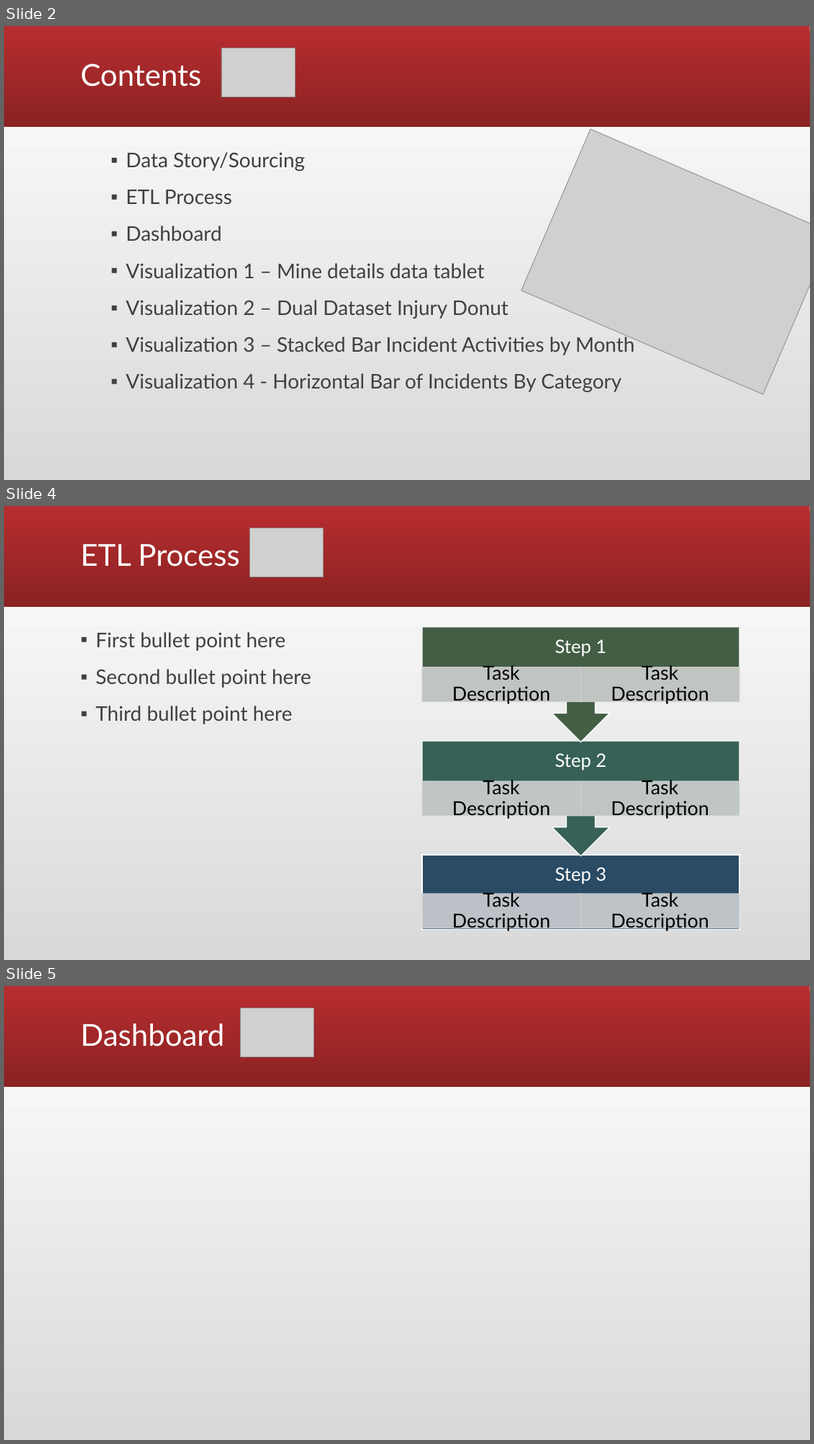
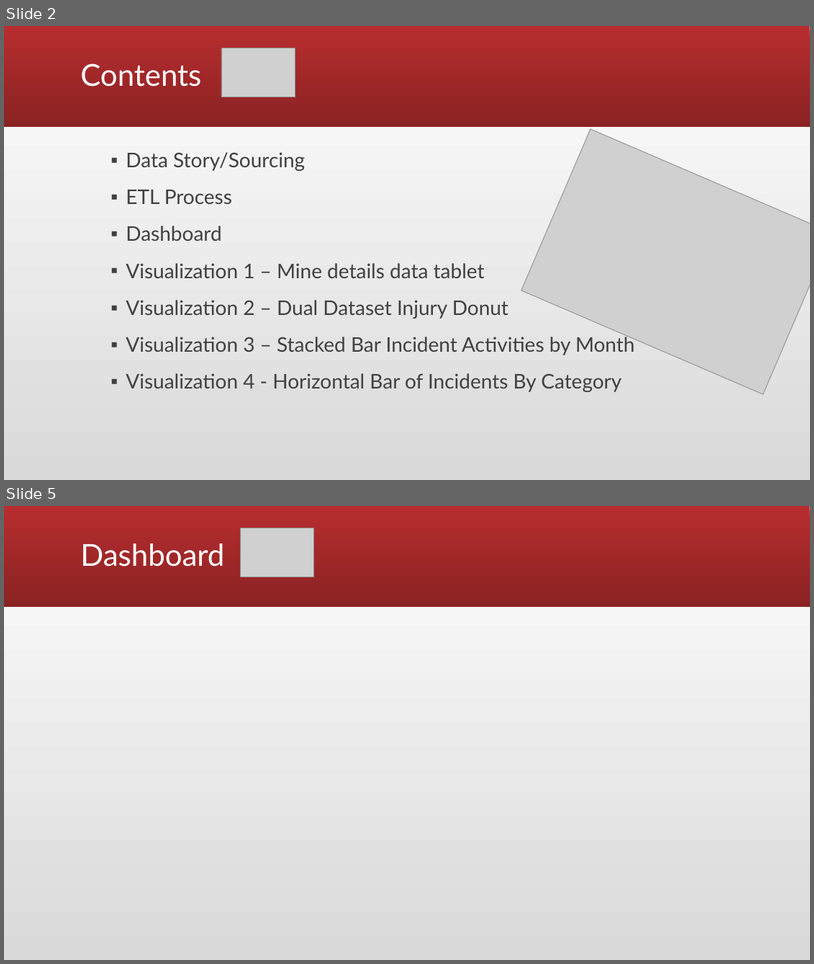
Before and after one commit to granttowers/Project_2, a slide deck: Project 2.pptx. Shown one above the other, each under a label of ours: slides 2, 4 and 5 before the commit, slides 2 and 5 after it; the slides between them are not shown. The pictures are 814x1444 and 814x964 pixels, drawn with LibreOffice and Linux fonts; fonts in the diff are those of the drawing; grey boxes stand for pictures. Boxes give left, top, right and bottom in pixels: in the first picture for what was removed or moved away, otherwise in the second. Text is boxed around its words. In the diff, an @@ line names an element or a change of style, - is before the commit and + after.

```diff
--- a/Project 2.pptx
+++ b/Project 2.pptx
@@ slide 4 removed at bbox=[4, 506, 810, 960], background gradient #D9D9D9 to #FFFFFF; not listed: 1 template element that a slide beside it also shows @@
@@ title removed at bbox=[80, 544, 239, 566] @@
-ETL Process
@@ picture removed at bbox=[250, 528, 324, 577] @@
@@ text removed at bbox=[95, 632, 311, 724] @@
-▪ First bullet point here
-▪ Second bullet point here
-▪ Third bullet point here
@@ group removed at bbox=[422, 627, 741, 931]: 9 texts, 7 rectangles, 2 up arrow callouts @@
-Step 3
-Task Description
-Task Description
-Step 2
-Task Description
-Task Description
-Step 1
-Task Description
-Task Description
```
Also in this commit, not shown: 1 slide changed, 1 slide added.
